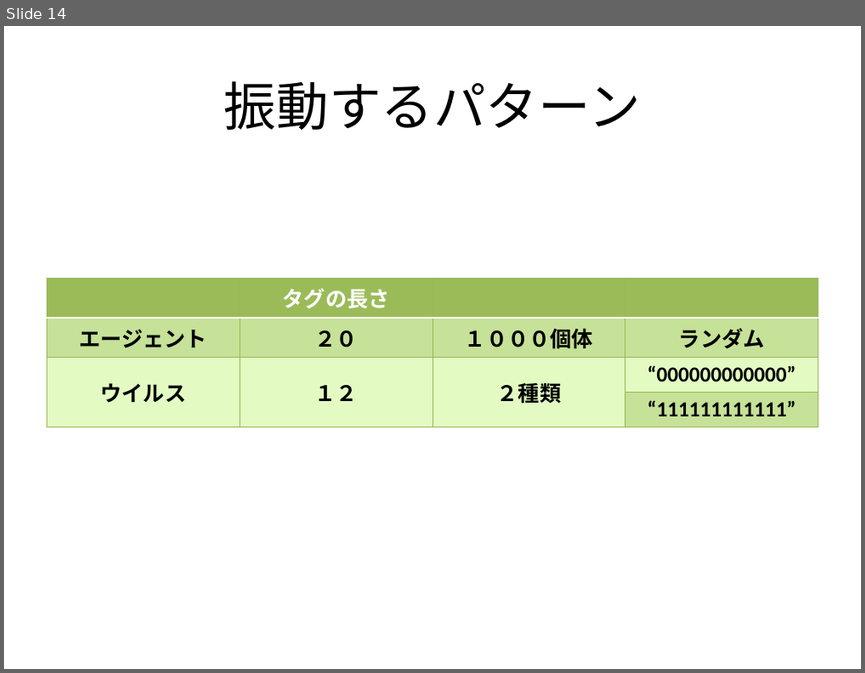
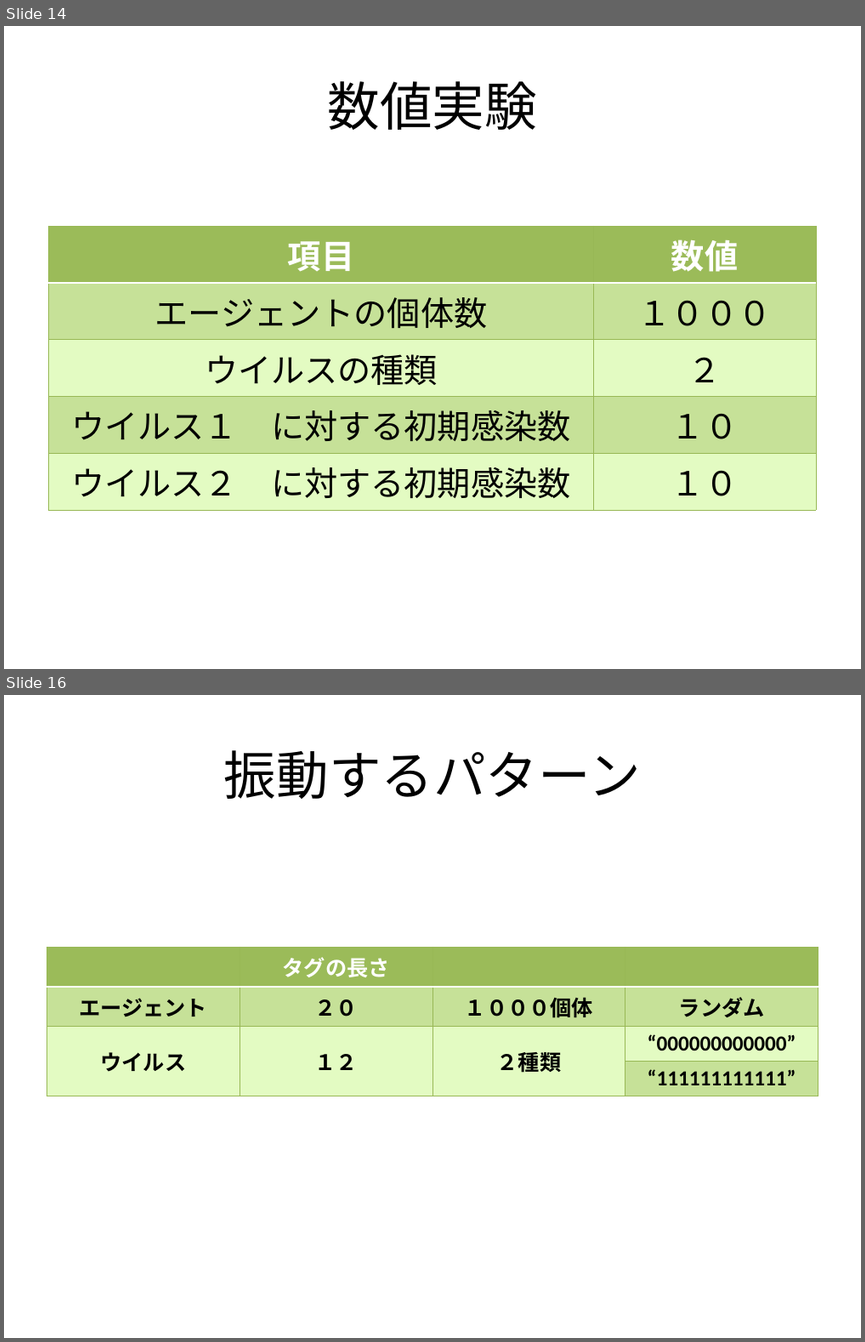
Before and after one commit to nkud/Research-BB, a slide deck: PPT/卒業研究.pptx. Shown one above the other, each under a label of ours: slide 14 before the commit, slides 14 and 16 after it; the slides between them are not shown. The pictures are 865x673 and 865x1342 pixels, drawn with LibreOffice and Linux fonts; fonts in the diff are those of the drawing. Boxes give left, top, right and bottom in pixels: in the first picture for what was removed or moved away, otherwise in the second. Text is boxed around its words. In the diff, an @@ line names an element or a change of style, - is before the commit and + after.

```diff
--- a/PPT/卒業研究.pptx
+++ b/PPT/卒業研究.pptx
@@ slide 14 added at bbox=[4, 26, 861, 669], background #FFFFFF @@
@@ title added at bbox=[328, 81, 537, 130], 44 pt, text #000000 @@
+数値実験
@@ table added at bbox=[48, 226, 816, 501], 5 rows, 2 columns @@
+項目 | 数値
+エージェントの個体数 | １０００
+ウイルスの種類 | ２
+ウイルス１ に対する初期感染数 | １０
+ウイルス２ に対する初期感染数 | １０
@@ what was slide 14 is now slide 16 @@
```
Also in this commit, not shown: 6 slides changed, 2 other slides added, 1 slide removed.
